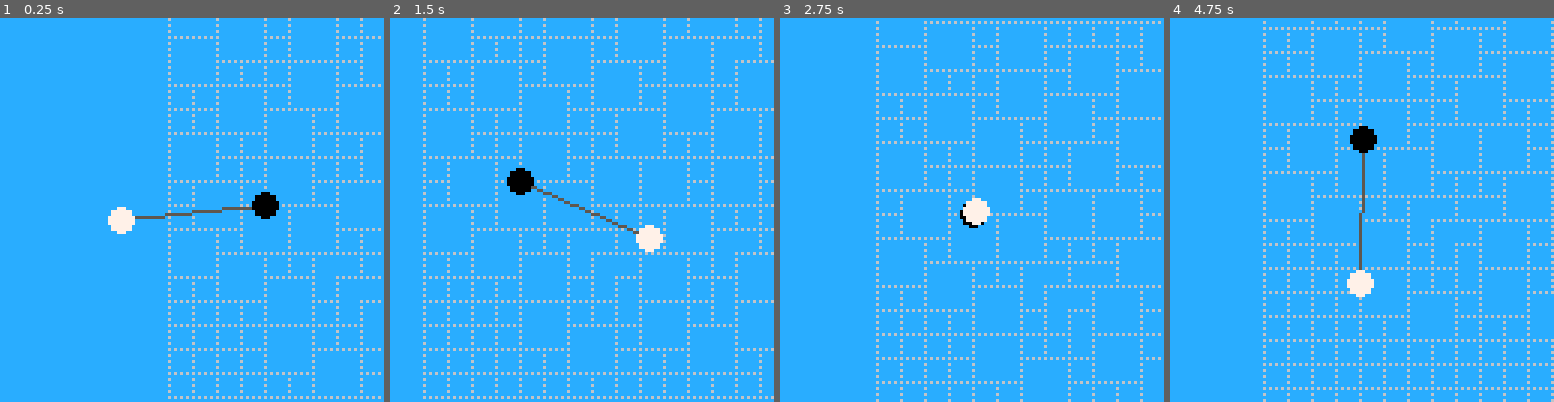
Above: before the commit, frames 1-4 (left to right).
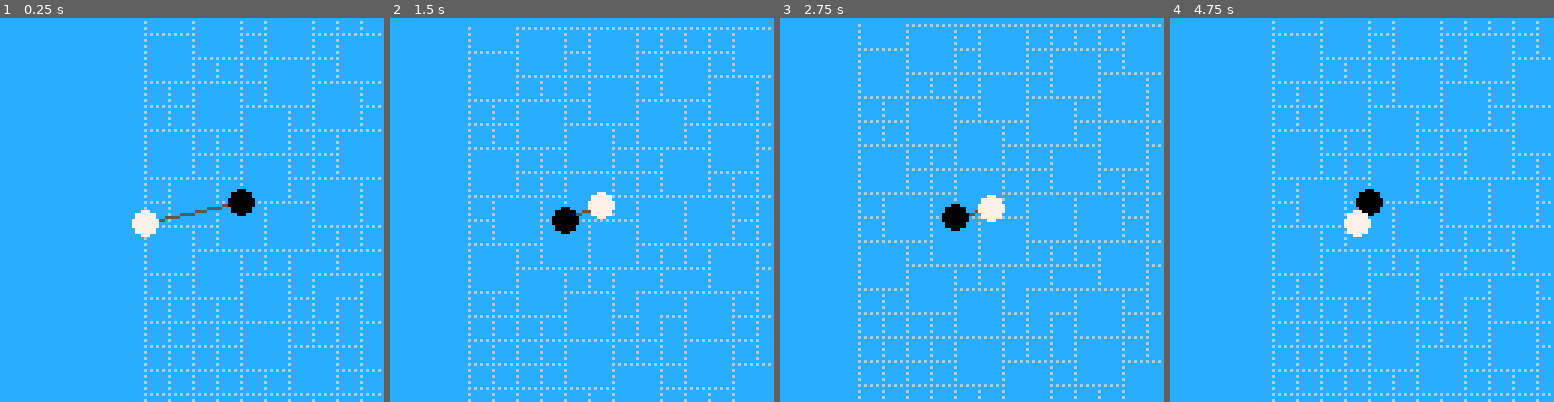
Above: after the commit, the same moments.

Repository: slembcke/ggj22
Game: PICO-8 cartridge ggj22.p8
Two runs of this game, one before a commit and one after it. Both use one fixed random seed, a clock stepped at 60 frames per second and the inputs below.
Inputs:
- Up to frame 1 (0.25 s): no input
- Up to frame 2 (1.5 s): tap X (X key) at 0.33, 1.07 s; tap O (Z key) at 0.7 s
- Up to frame 3 (2.75 s): hold Right 1.6-2.1 s; tap O (Z key) at 1.7, 2.1, 2.5 s; tap X (X key) at 1.85 s; hold Up 2.15-2.42 s; hold Right from 2.47 s (still down)
- Up to frame 4 (4.75 s): tap O (Z key) every 0.4 s from 2.9 to 4.5 s; tap X (X key) at 2.97, 4.08 s; release Right at 3.03 s; hold Left 3.08-3.58 s; hold Down 3.63-3.97 s; hold Right 4.02-4.68 s; hold Up from 4.73 s (still down)

The runs differ from the first frame. In frame 1, 11% of the frame differs, in the area x 28-100%, y 0-100%; in frame 2, 15%, in the area x 8-100%, y 0-100%; in frame 3, 13%; in frame 4, 14%.

Commit message:
tile properties

Diff:
--- a/ggj22.p8
+++ b/ggj22.p8
@@ -3,7 +3,7 @@
 __lua__
 
 function rope_physics(dot0, dot1)
-	local rest_len = 48
+	local rest_len = 32
 	local dx = dot0.x1 - dot1.x1
 	local dy = dot0.y1 - dot1.y1
 	local len = sqrt(dx*dx + dy*dy)
@@ -24,6 +24,16 @@
 	dot.x0, dot.y0 = x, y
 end
 
+TILE_PROPS = {
+	[0] = {can_grab = true},
+	default = {can_grab = false},
+}
+
+function get_tile_prop(dot)
+	local tile = mget(dot.x1/8, dot.y1/8)
+	return TILE_PROPS[tile] or TILE_PROPS.default
+end
+
 dots = {
 	{x0=32, y0=64, x1=32, y1=64, m_inv=1},
 	{x0=96, y0=64, x1=96, y1=64, m_inv=1},
@@ -39,8 +49,20 @@
 		anchor, swing = dots[2], dots[1]
 	end
 
-	-- TODO
-	if btn(5) then swap = not swap end
+	local btn5 = btn(5)
+	local btn5_down = btn5 and not _btn5
+	local btn5_up = not btn5 and _btn5
+	_btn5 = btn5
+
+	-- if btn5_down then swap = not swap end
+
+	if btn5_down then foobar = true end
+	if btn5_up then foobar = false end
+
+	if foobar and get_tile_prop(swing).can_grab then
+		swap = not swap
+		foobar = false
+	end
 
 	anchor.x0 = anchor.x1
 	anchor.y0 = anchor.y1
@@ -81,6 +103,9 @@
 	line(dot0.x1, dot0.y1, dot1.x1, dot1.y1, 5)
 	circfill(dot0.x1, dot0.y1, 4, 0)
 	circfill(dot1.x1, dot1.y1, 4, 7)
+
+	camera()
+	if dbg_msg then print(dbg_msg) end
 end
 
 __gfx__
